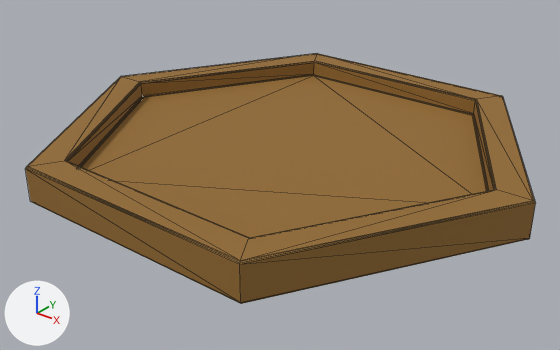
One commit to the glTF model godot/Tangram/Assets/board.glb: the scene before it, then after it.
One viewpoint serves both versions: a 50 mm camera at (6.08, -7.82, 4.31) aimed at (0.04, -0.27, -0.36). The lights are fixed; the arrows at lower left show +X, +Y and +Z. Mesh edges are drawn as thin lines. Objects named as collision shapes, trigger or cutter boxes, shadow casters or lower levels of detail are left out. Where no turn or scale is listed for an object, it has been applied to the vertices.

Script lines for the objects in view, before the commit:
```python
me_cylinder = bpy.data.meshes.new('Cylinder')
me_cylinder.from_pydata(...)  # 96 vertices, 188 faces; spans x -3.5..3.5, y -3.03..3.03, z -0.25..0.25
me_cylinder.materials.append(mat_color_board_wood)  # brown #936a2d
ob_basecylinder = bpy.data.objects.new('BaseCylinder', me_cylinder)
ob_basecylinder.location = (0.0, 0.0, 0.0)
```
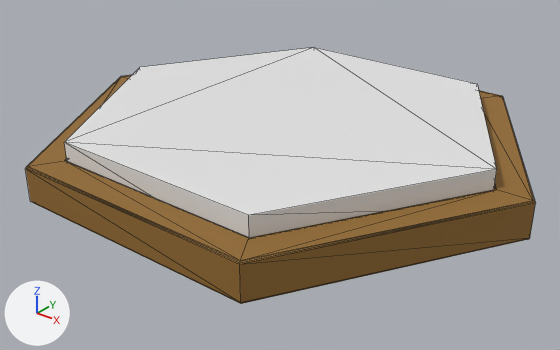
Edits to the bpy script that builds the scene:
```text
Add me_cylinder_001:
    me_cylinder_001.from_pydata(...)  # a 6-sided cylinder along z spanning x -3.0..3.0, y -2.6..2.6, z -0.25..0.25
Add ob_base_minus_noimp:
    ob_base_minus_noimp = bpy.data.objects.new('Base-minus-noimp', me_cylinder_001)
    ob_base_minus_noimp.location = (0.0, 0.0, 0.25)
```

What differs and where, as boxes [x1, y1, x2, y2] in the pictures (560 x 350 px):
'Base-minus-noimp', added: after [64, 47, 497, 238]
'BaseCylinder', unchanged, covered by the edit: before [25, 53, 535, 304]; after [25, 75, 535, 304]
